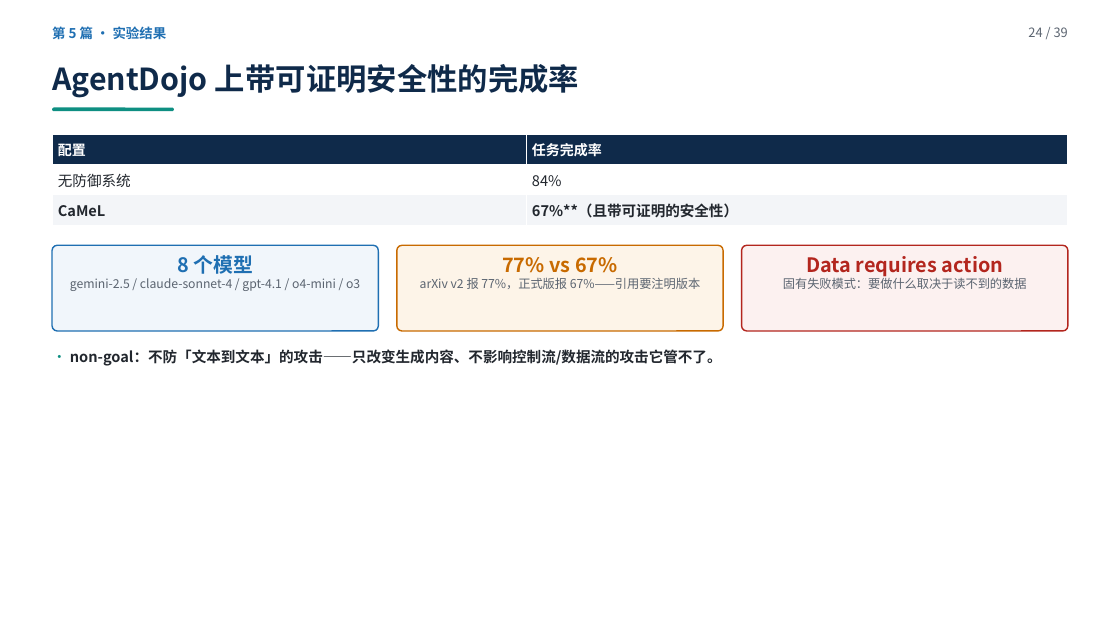
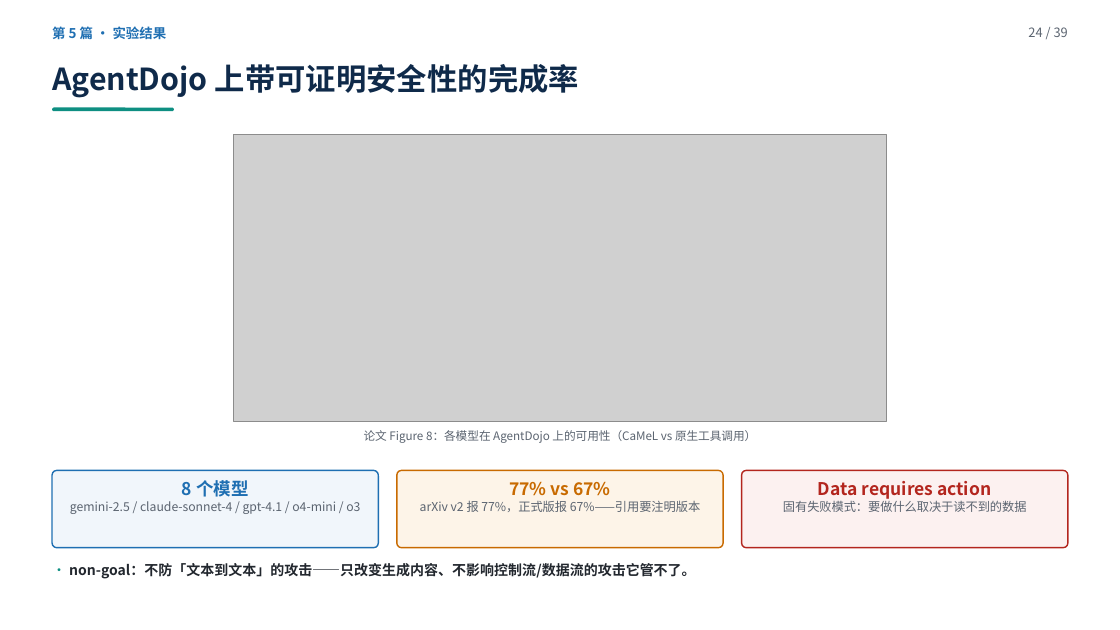
Before and after one commit to yiiiiiii1/multi-agent-remote-sensing, a slide deck: slide 24 of 阶段2-卫星多智能体防御/presentations/卫星多智能体安全调研汇报.pptx. Drawn at 1120x630 pixels with LibreOffice and Linux fonts; fonts in the diff are those of the drawing; grey boxes stand for pictures. Boxes give left, top, right and bottom in pixels: in the first picture for what was removed or moved away, otherwise in the second. Text is boxed around its words. In the diff, an @@ line names an element or a change of style, - is before the commit and + after.

```diff
--- a/阶段2-卫星多智能体防御/presentations/卫星多智能体安全调研汇报.pptx
+++ b/阶段2-卫星多智能体防御/presentations/卫星多智能体安全调研汇报.pptx
@@ table removed at bbox=[52, 134, 1068, 225], 3 rows, 2 columns @@
-配置 | 任务完成率
-无防御系统 | 84%
-CaMeL | 67%**（且带可证明的安全性）
@@ picture added at bbox=[234, 134, 886, 422] @@
@@ text added at bbox=[364, 430, 756, 443], 10 pt, text #5B6470 @@
+论文 Figure 8：各模型在 AgentDojo 上的可用性（CaMeL vs 原生工具调用）
@@ rounded rectangle: place and size @@
-rounded rectangle at bbox=[52, 245, 378, 331]
+rounded rectangle at bbox=[52, 471, 378, 548]
@@ text "8 个模型": place and size @@
-text "8 个模型" at bbox=[70, 255, 360, 291]
+text "8 个模型" at bbox=[70, 480, 360, 514]
@@ rounded rectangle: place and size @@
-rounded rectangle at bbox=[397, 245, 723, 331]
+rounded rectangle at bbox=[397, 471, 723, 548]
@@ text "77% vs 67%": place and size @@
-text "77% vs 67%" at bbox=[420, 257, 700, 289]
+text "77% vs 67%" at bbox=[420, 482, 700, 512]
@@ rounded rectangle: place and size @@
-rounded rectangle at bbox=[742, 245, 1068, 331]
+rounded rectangle at bbox=[742, 471, 1068, 548]
@@ text "Data requires action": place and size @@
-text "Data requires action" at bbox=[783, 256, 1027, 289]
+text "Data requires action" at bbox=[783, 481, 1027, 512]
@@ text at bbox=[182, 480, 248, 497]: size 17 to 15 pt in "8 个模型" @@
@@ text at bbox=[509, 482, 610, 496]: size 17 to 15 pt in "77% vs 67%" @@
@@ text at bbox=[818, 481, 991, 499]: size 17 to 15 pt in "Data requires action" @@
@@ text "· non-goal：不防「文本到文本」的攻击——只改变生成内容、不影响控制流/数据流的攻击它管不了。": place and size @@
-text "· non-goal：不防「文本到文本」的攻击——只改变生成内容、不影响控制流/数据流的攻击它管不了。" at bbox=[70, 349, 722, 366]
+text "· non-goal：不防「文本到文本」的攻击——只改变生成内容、不影响控制流/数据流的攻击它管不了。" at bbox=[69, 563, 696, 579]
@@ text "· non-goal：不防「文本到文本」的攻击——只改变生成内容、不影响控制流/数据流的攻击它管不了。" at bbox=[69, 563, 696, 579]: size 12.5 to 12 pt; less space between paragraphs @@
```
Also in this commit, not shown: 8 other slides changed, 13 other files.
